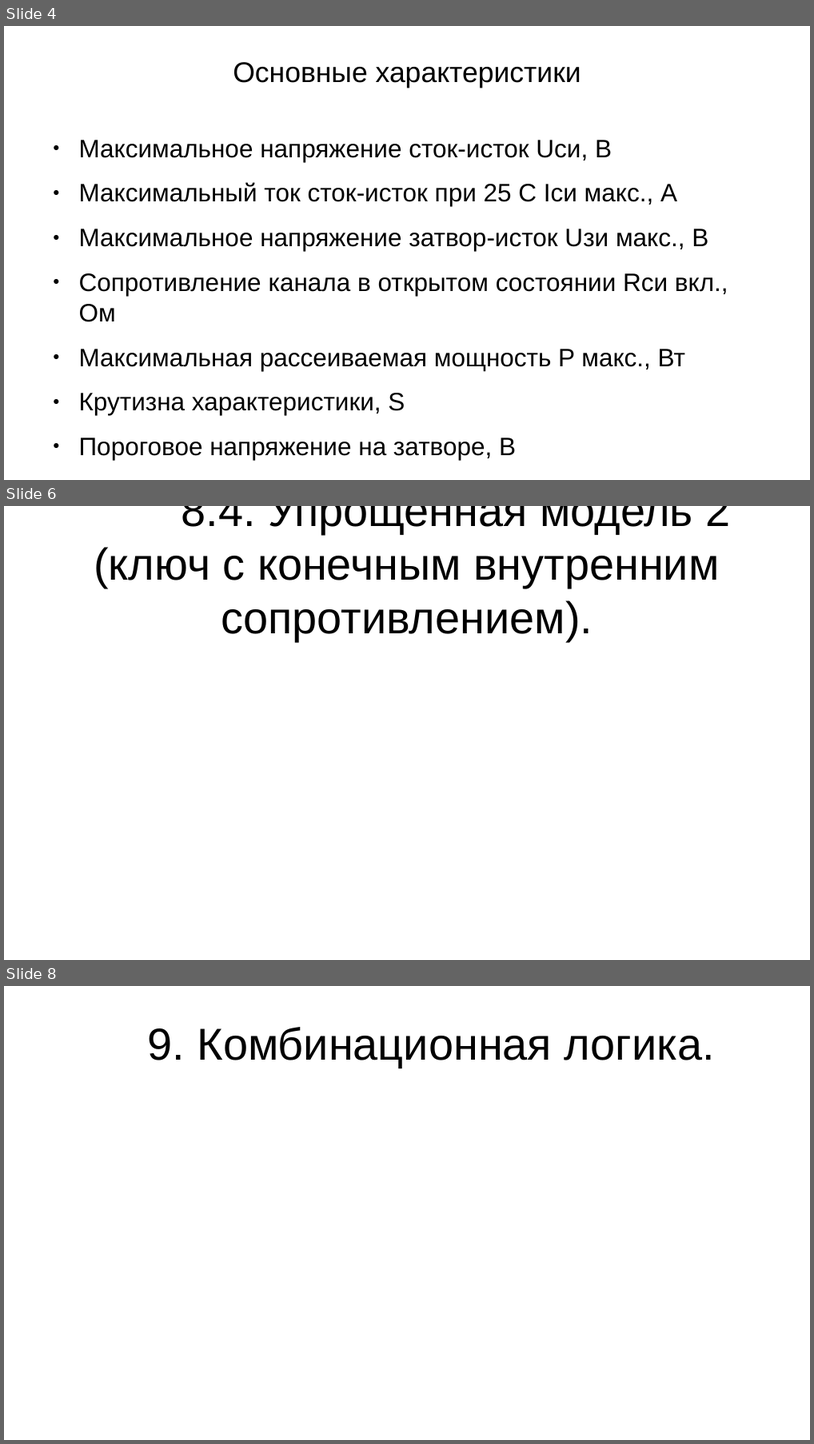
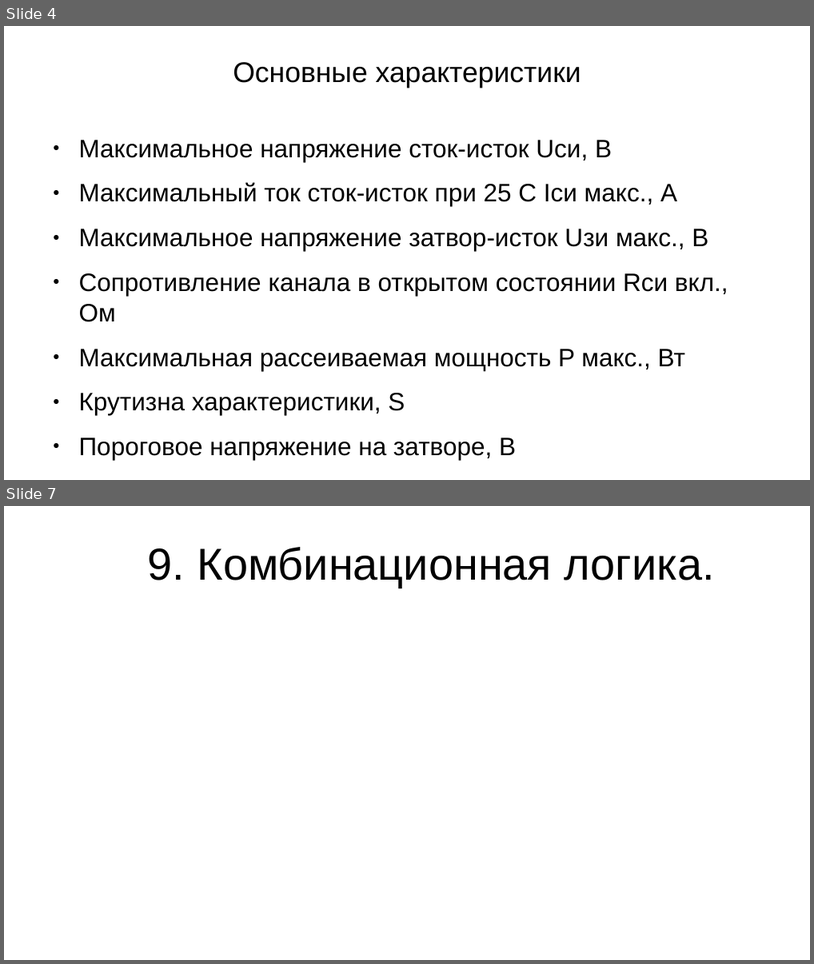
Before and after one commit to steelcraft/stud-lab, a slide deck: Лекции/СBDS01#L5.odp. Shown one above the other, each under a label of ours: slides 4, 6 and 8 before the commit, slides 4 and 7 after it; the slides between them are not shown. The pictures are 814x1444 and 814x964 pixels, drawn with LibreOffice and Linux fonts; fonts in the diff are those of the drawing. Boxes give left, top, right and bottom in pixels: in the first picture for what was removed or moved away, otherwise in the second. Text is boxed around its words. In the diff, an @@ line names an element or a change of style, - is before the commit and + after.

```diff
--- a/Лекции/СBDS01#L5.odp
+++ b/Лекции/СBDS01#L5.odp
@@ slide 6 removed at (x1=4, y1=506, x2=810, y2=960), background #FFFFFF @@
@@ title removed at (x1=94, y1=506, x2=730, y2=641) @@
-8.4. Упрощенная модель 2 (ключ с конечным внутренним сопротивлением).
@@ what was slide 8 is now slide 7 @@
```
Also in this commit, not shown: 1 slide changed, 1 slide added, 1 other slide removed.
